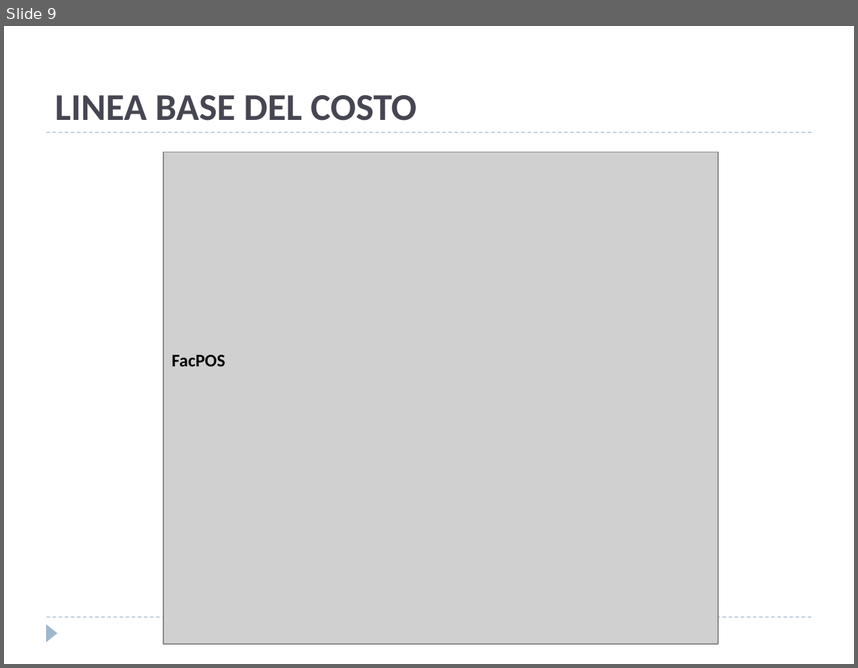
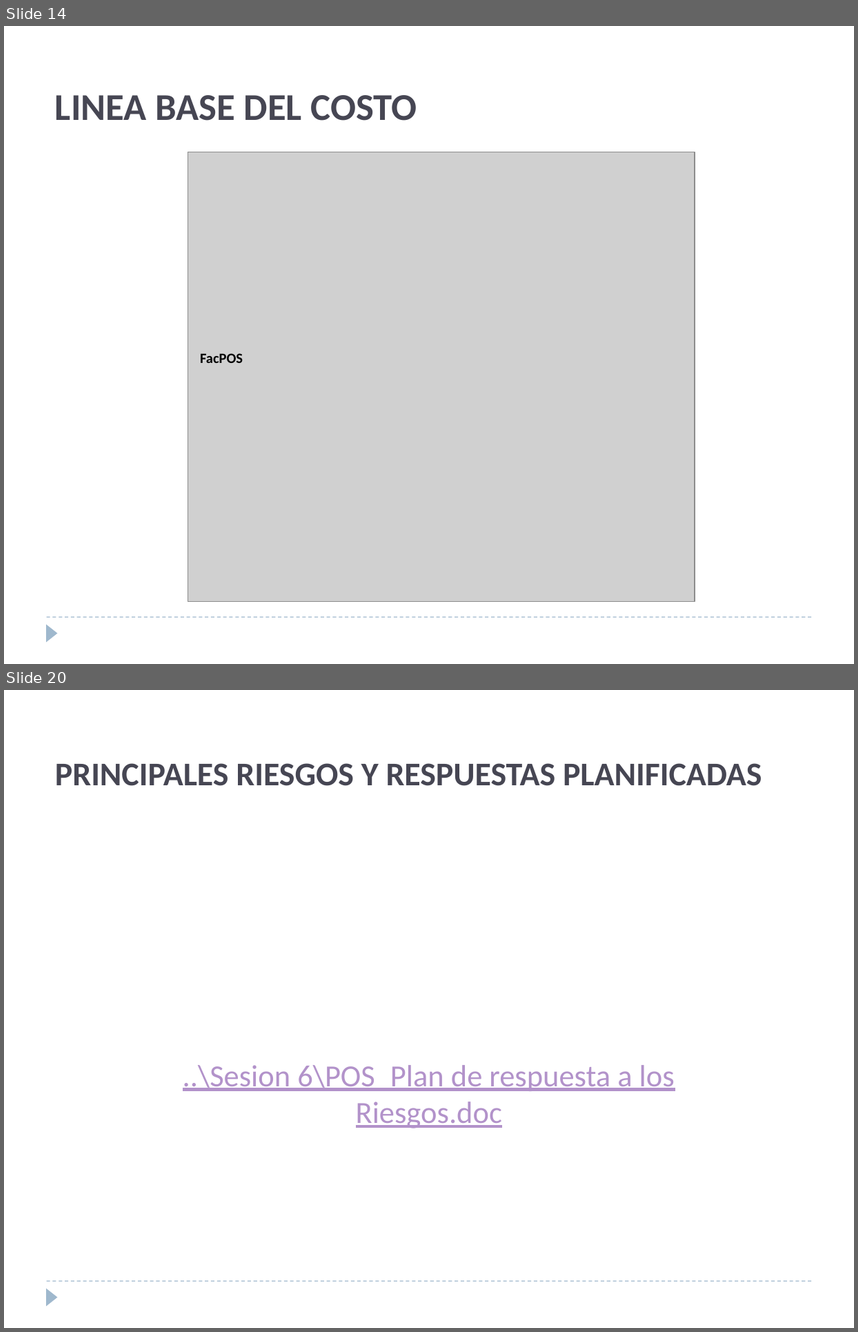
Before and after one commit to ebenites/gpy031, a slide deck: Sesion 10/presentacion.pptx. Shown one above the other, each under a label of ours: slide 9 before the commit, slides 14 and 20 after it; the slides between them are not shown. The pictures are 858x668 and 858x1332 pixels, drawn with LibreOffice and Linux fonts; fonts in the diff are those of the drawing; grey boxes stand for pictures. Boxes give left, top, right and bottom in pixels: in the first picture for what was removed or moved away, otherwise in the second. Text is boxed around its words. In the diff, an @@ line names an element or a change of style, - is before the commit and + after.

```diff
--- a/Sesion 10/presentacion.pptx
+++ b/Sesion 10/presentacion.pptx
@@ slide 20 added at (x1=4, y1=690, x2=854, y2=1328), background #FFFFFF; not listed: 2 template elements that a slide beside it also shows @@
@@ title added at (x1=55, y1=763, x2=762, y2=786), 28 pt, text #464653, bold @@
+PRINCIPALES RIESGOS Y RESPUESTAS PLANIFICADAS
@@ text added at (x1=183, y1=1065, x2=675, y2=1128), 26 pt, text #B292CA, underline @@
+..\Sesion 6\POS_Plan de respuesta a los Riesgos.doc
@@ what was slide 9 is now slide 14 @@
@@ slide 14 changed as well @@
@@ line removed from (47, 132) to (811, 132) @@
@@ picture resized from (x1=164, y1=152, x2=719, y2=643) to (x1=188, y1=152, x2=694, y2=601) @@
@@ text "FacPOS" moved from (x1=172, y1=354, x2=225, y2=366) to (x1=200, y1=353, x2=243, y2=363) @@
@@ text "FacPOS" at (x1=200, y1=353, x2=243, y2=363): size 15 to 12 pt @@
```
Also in this commit, not shown: 8 other slides changed, 12 other slides added.
